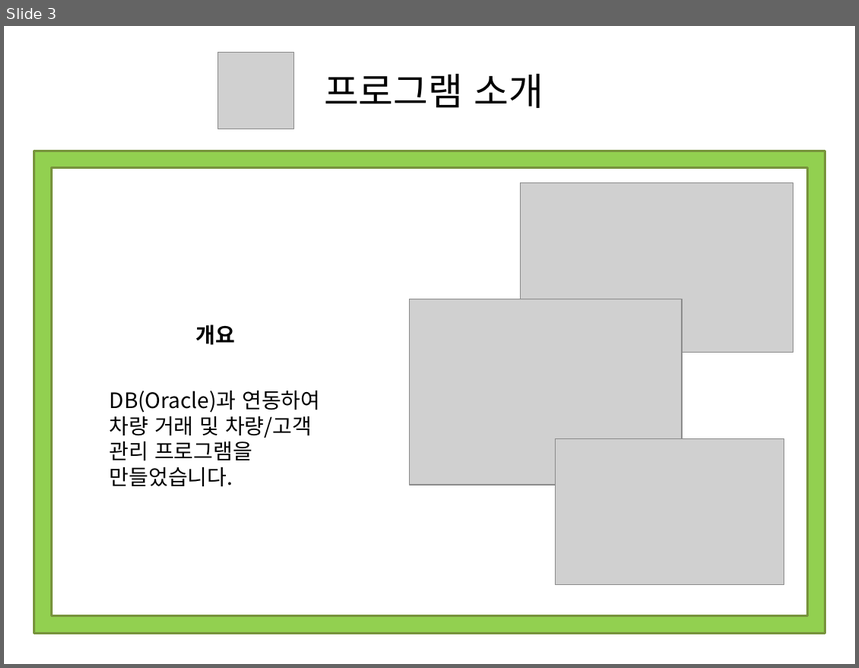
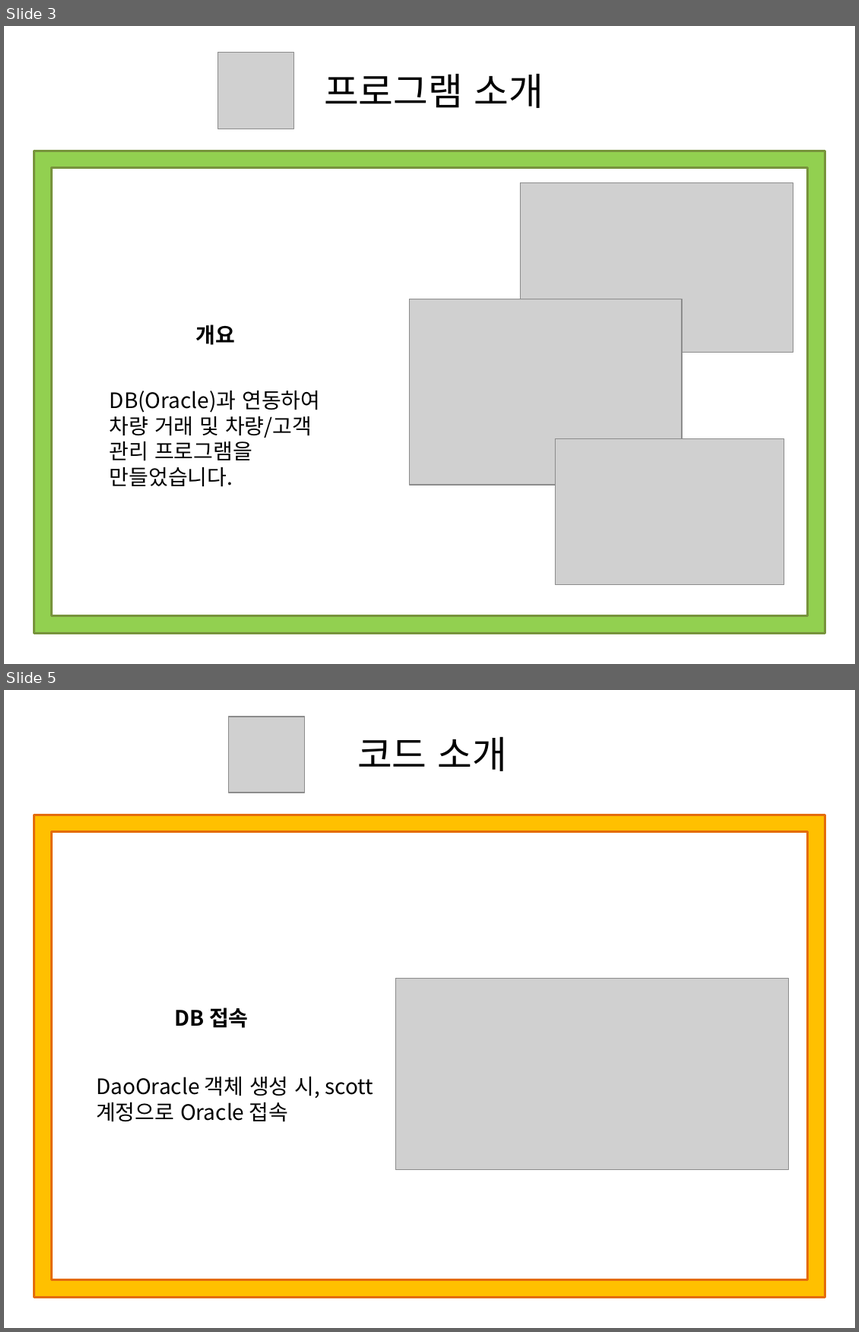
Before and after one commit to Yorgos7784/SW_Lesson, a slide deck: Portfolio/ppt/CarManagementProgram.pptx. Shown one above the other, each under a label of ours: slide 3 before the commit, slides 3 and 5 after it; the slides between them are not shown. The pictures are 859x668 and 859x1332 pixels, drawn with LibreOffice and Linux fonts; fonts in the diff are those of the drawing; grey boxes stand for pictures. Boxes give left, top, right and bottom in pixels: in the first picture for what was removed or moved away, otherwise in the second. Text is boxed around its words. In the diff, an @@ line names an element or a change of style, - is before the commit and + after.

```diff
--- a/Portfolio/ppt/CarManagementProgram.pptx
+++ b/Portfolio/ppt/CarManagementProgram.pptx
@@ slide 5 added at box(4, 690, 855, 1328), background #FFFFFF @@
@@ picture added at box(229, 717, 304, 792) @@
@@ text added at box(357, 737, 508, 771), 32 pt, text #000000 @@
+코드 소개
@@ frame added at box(34, 815, 825, 1298), fill #FFC000, outline #E46C0A 2 pt @@
@@ picture added at box(396, 979, 789, 1170) @@
@@ text added at box(175, 1008, 249, 1028), 18 pt, text #000000, bold @@
+DB 접속
@@ text added at box(96, 1077, 321, 1122), 18 pt, text #000000 @@
+DaoOracle 객체 생성 시, scott계정으로 Oracle 접속
```
Also in this commit, not shown: 2 slides changed, 4 other slides added, 30 other files.
